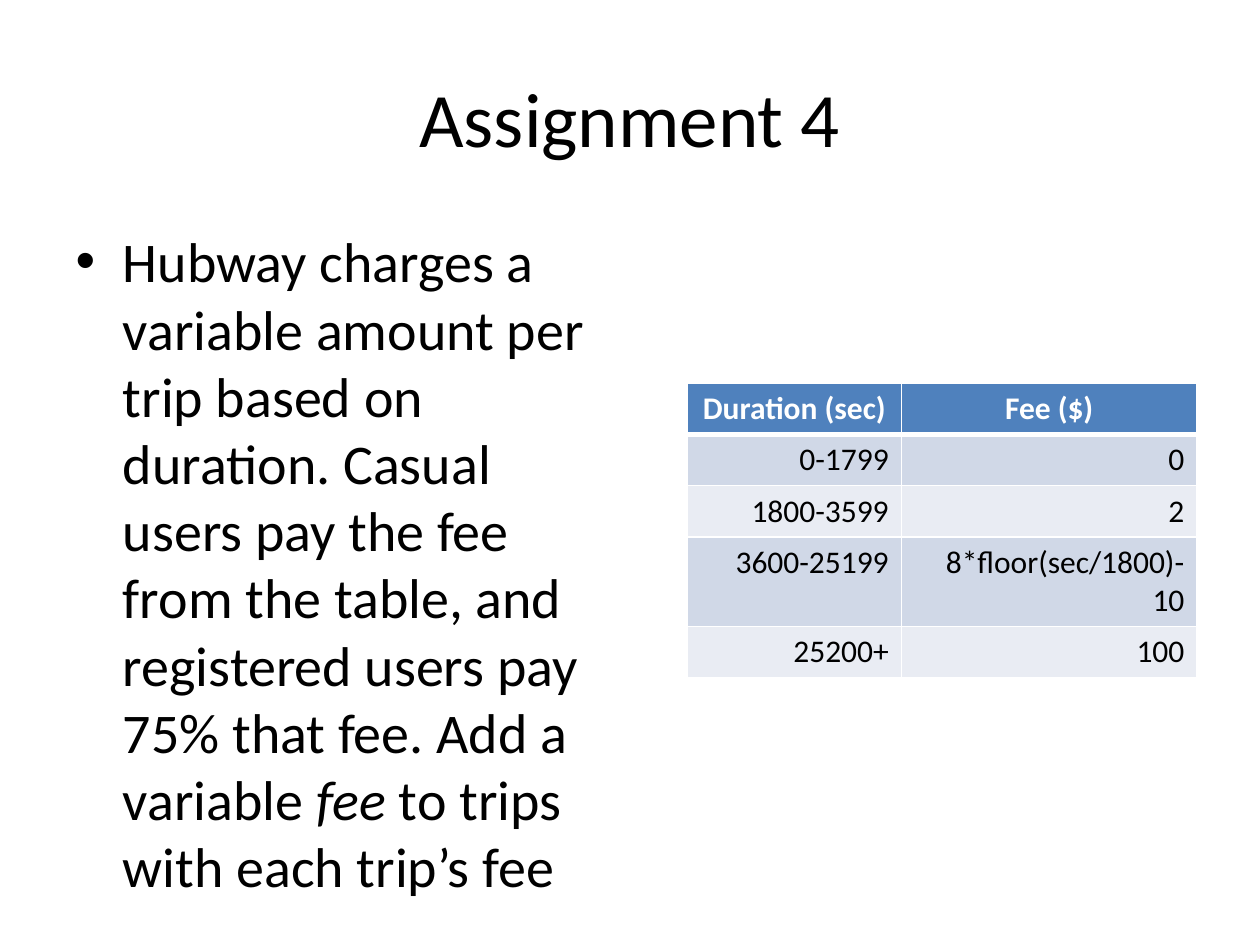
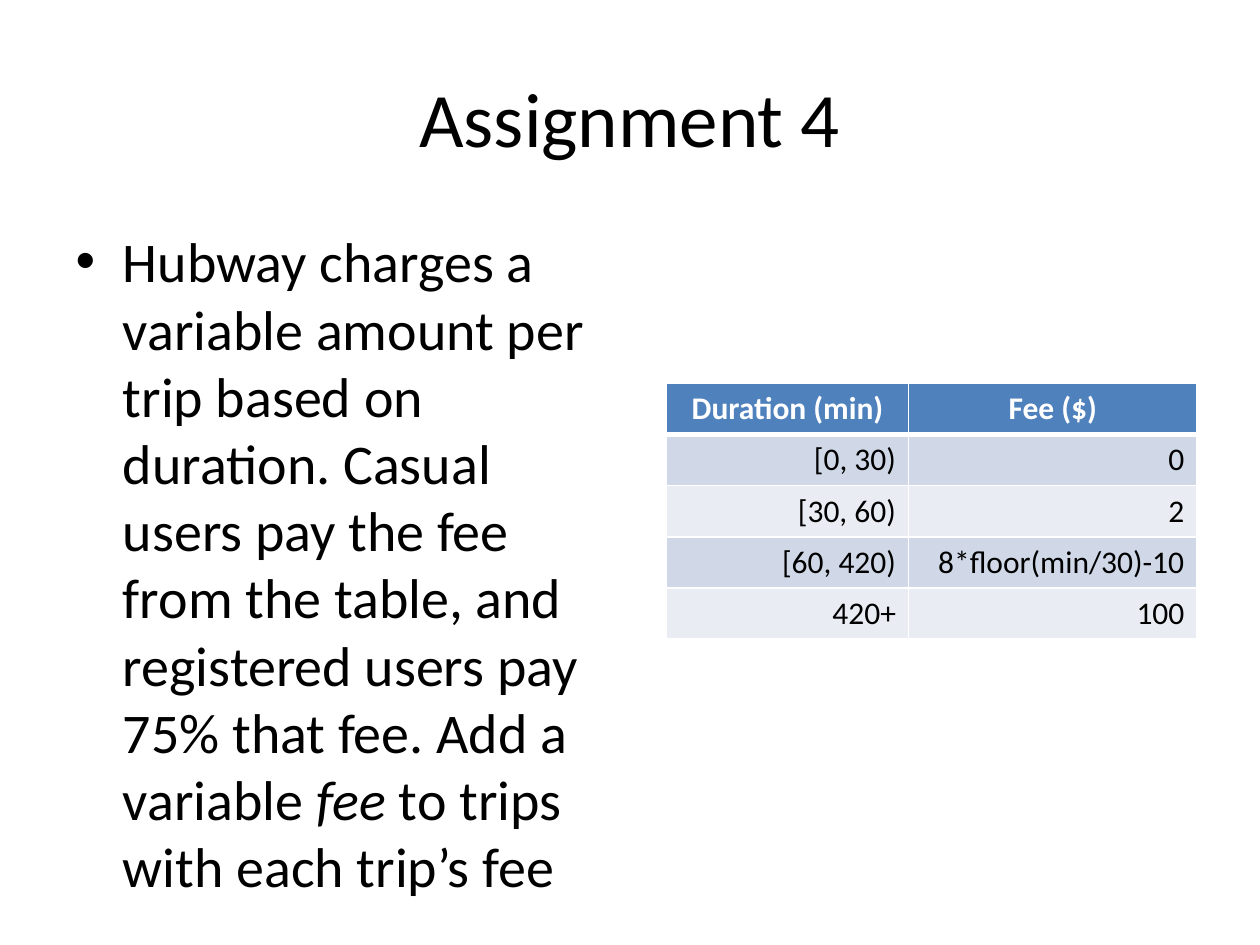
Before and after one commit to IainNZ/ORSoftwareTools2014, a slide deck: slide 15 of IntermediateR/slides.pptx (slide 14 before the commit). Drawn at 1260x945 pixels with LibreOffice and Linux fonts; fonts in the diff are those of the drawing. Boxes give left, top, right and bottom in pixels: in the first picture for what was removed or moved away, otherwise in the second. Text is boxed around its words. In the diff, an @@ line names an element or a change of style, - is before the commit and + after.

Commit message:
Update a few things; add a homework assignment

```diff
--- a/IntermediateR/slides.pptx
+++ b/IntermediateR/slides.pptx
@@ table at (x1=667, y1=383, x2=1197, y2=639) @@
-row 1, column 1: Duration (sec)
+row 1, column 1: Duration (min)
-row 2, column 1: 0-1799
+row 2, column 1: [0, 30)
-row 3, column 1: 1800-3599
+row 3, column 1: [30, 60)
-row 4, column 1: 3600-25199
+row 4, column 1: [60, 420)
-row 4, column 2: 8*floor(sec/1800)-10
+row 4, column 2: 8*floor(min/30)-10
-row 5, column 1: 25200+
+row 5, column 1: 420+
@@ table resized from (x1=687, y1=383, x2=1197, y2=667) to (x1=667, y1=383, x2=1197, y2=639) @@
```
Also in this commit, not shown: 1 other slide changed, 1 slide added, 2 other files.
